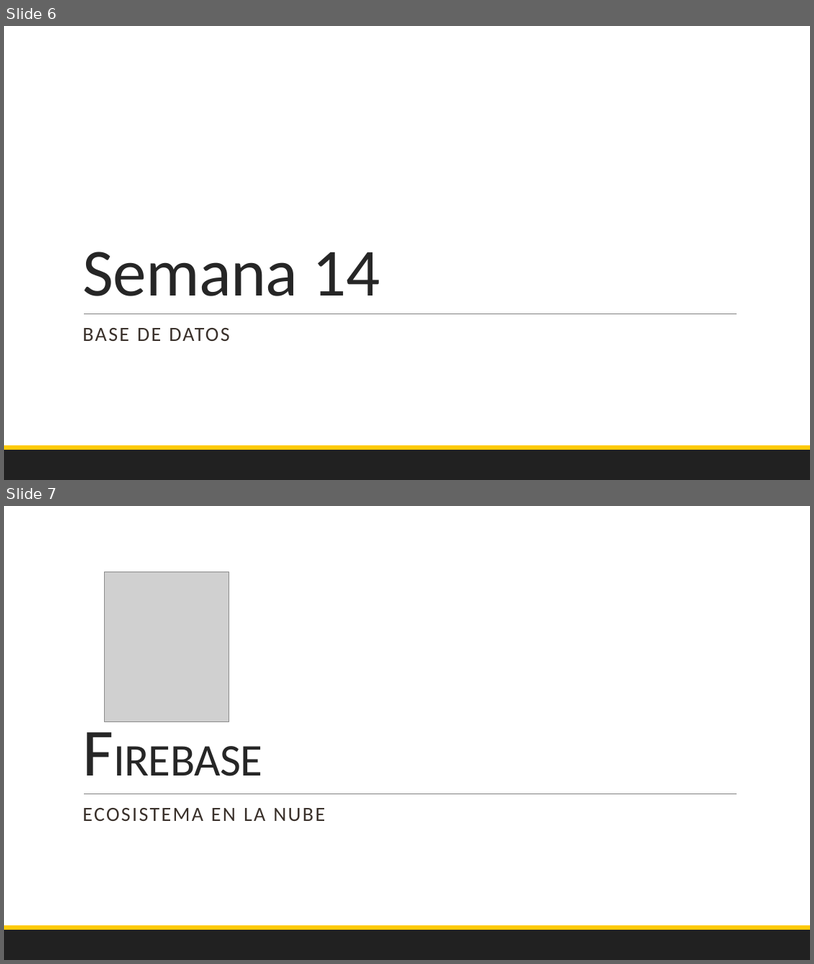
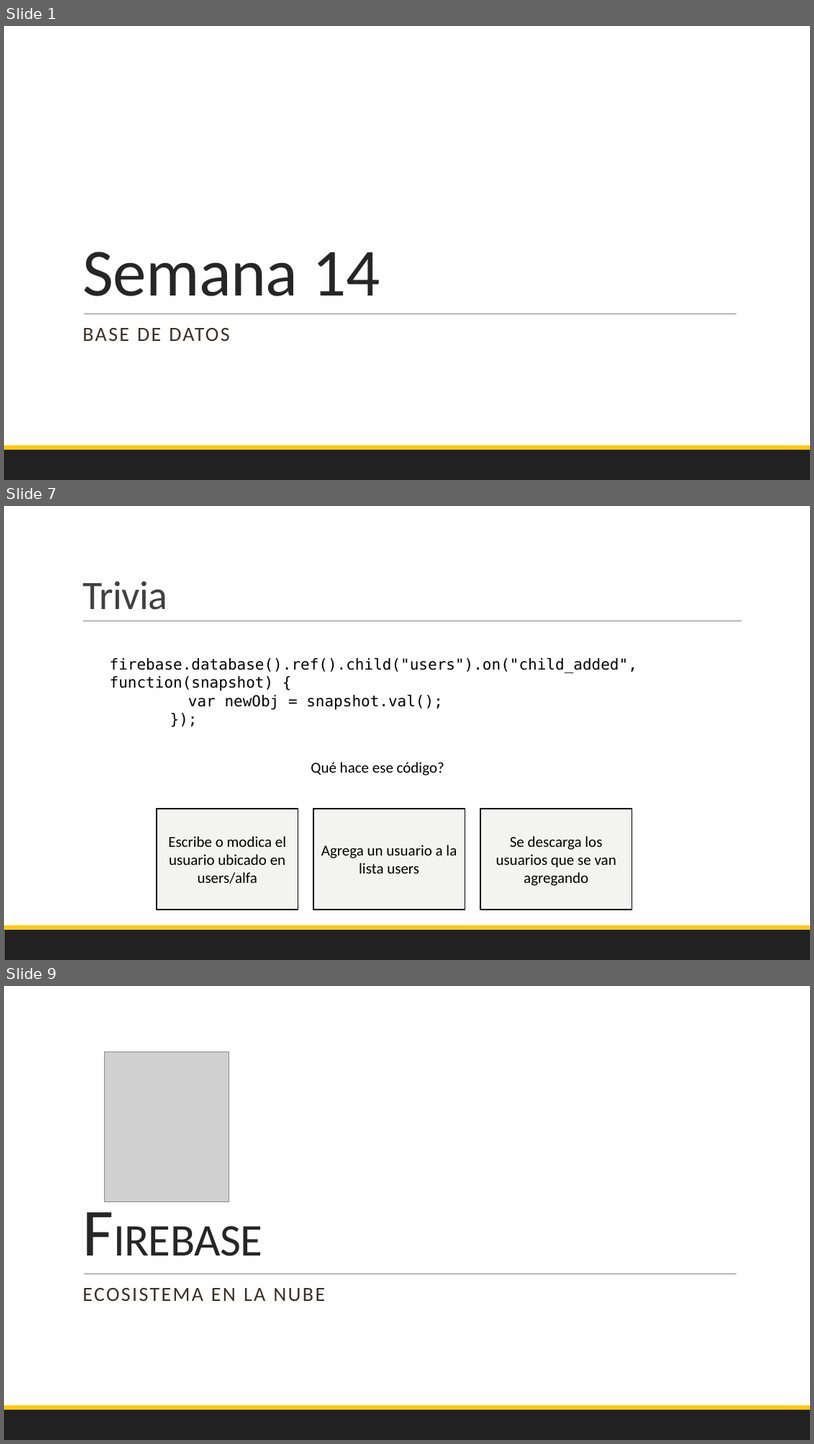
Before and after one commit to Domiciano/EcoApp201, a slide deck: Semana 14/PresentacionMartes.pptx. Shown one above the other, each under a label of ours: slides 6 and 7 before the commit, slides 1, 7 and 9 after it; the slides between them are not shown. The pictures are 814x964 and 814x1444 pixels, drawn with LibreOffice and Linux fonts; fonts in the diff are those of the drawing; grey boxes stand for pictures. Boxes give left, top, right and bottom in pixels: in the first picture for what was removed or moved away, otherwise in the second. Text is boxed around its words. In the diff, an @@ line names an element or a change of style, - is before the commit and + after.

```diff
--- a/Semana 14/PresentacionMartes.pptx
+++ b/Semana 14/PresentacionMartes.pptx
@@ slide 7 added at (x1=4, y1=506, x2=810, y2=960), background #FFFFFF; not listed: 2 template elements that a slide beside it also shows @@
@@ title added at (x1=82, y1=581, x2=167, y2=610), 48 pt, text #404040 @@
+Trivia
@@ line added from (83, 621) to (743, 621), #808080 0.5 pt @@
@@ text added at (x1=110, y1=658, x2=638, y2=710), 18 pt, text #000000 @@
+firebase.database().ref().child("users").on("child_added", function(snapshot) {
+var newObj = snapshot.val();
+});
@@ text added at (x1=311, y1=762, x2=445, y2=775), 18 pt, text #000000 @@
+Qué hace ese código?
@@ rectangle added at (x1=157, y1=808, x2=298, y2=909), fill #F3F3F2, outline #000000 1.25 pt, 18 pt, text #000000 @@
+Escribe o modica el usuario ubicado en users/alfa
@@ rectangle added at (x1=314, y1=808, x2=466, y2=909), fill #F3F3F2, outline #000000 1.25 pt, 18 pt, text #000000 @@
+Agrega un usuario a la lista users
@@ rectangle added at (x1=481, y1=808, x2=633, y2=909), fill #F3F3F2, outline #000000 1.25 pt, 18 pt, text #000000 @@
+Se descarga los usuarios que se van agregando
@@ what was slide 6 is now slide 1 @@
@@ what was slide 7 is now slide 9 @@
```
Also in this commit, not shown: 6 other slides added, 5 slides removed, 3 other files.
